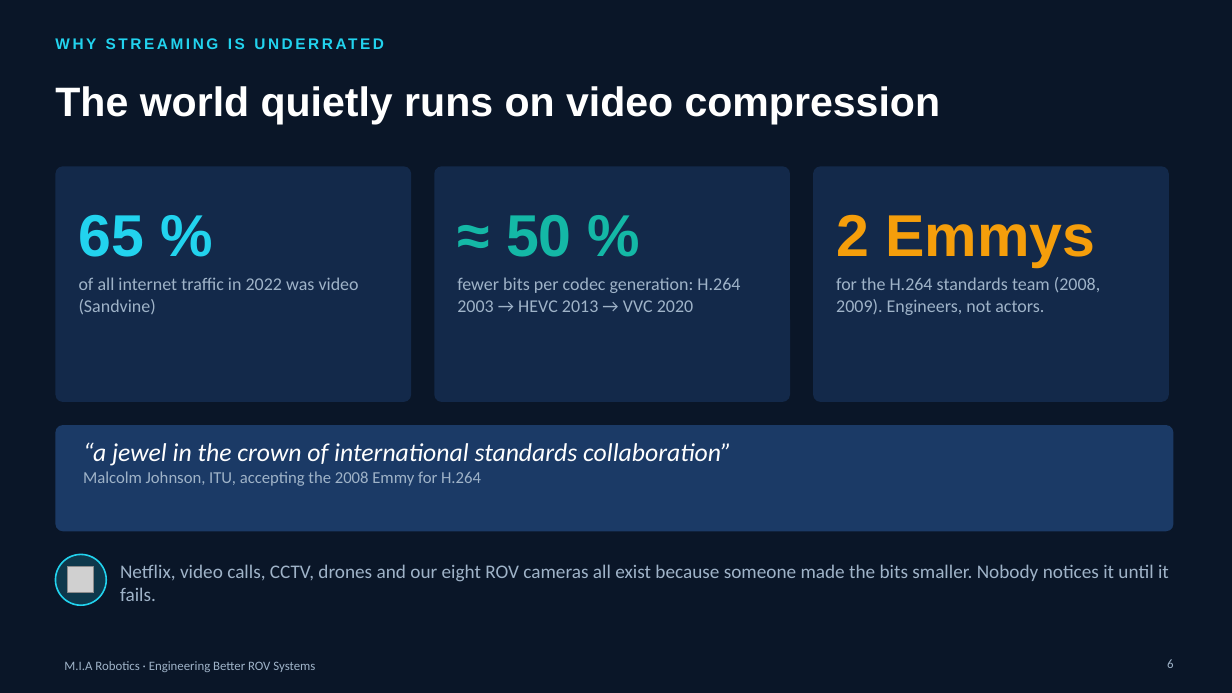
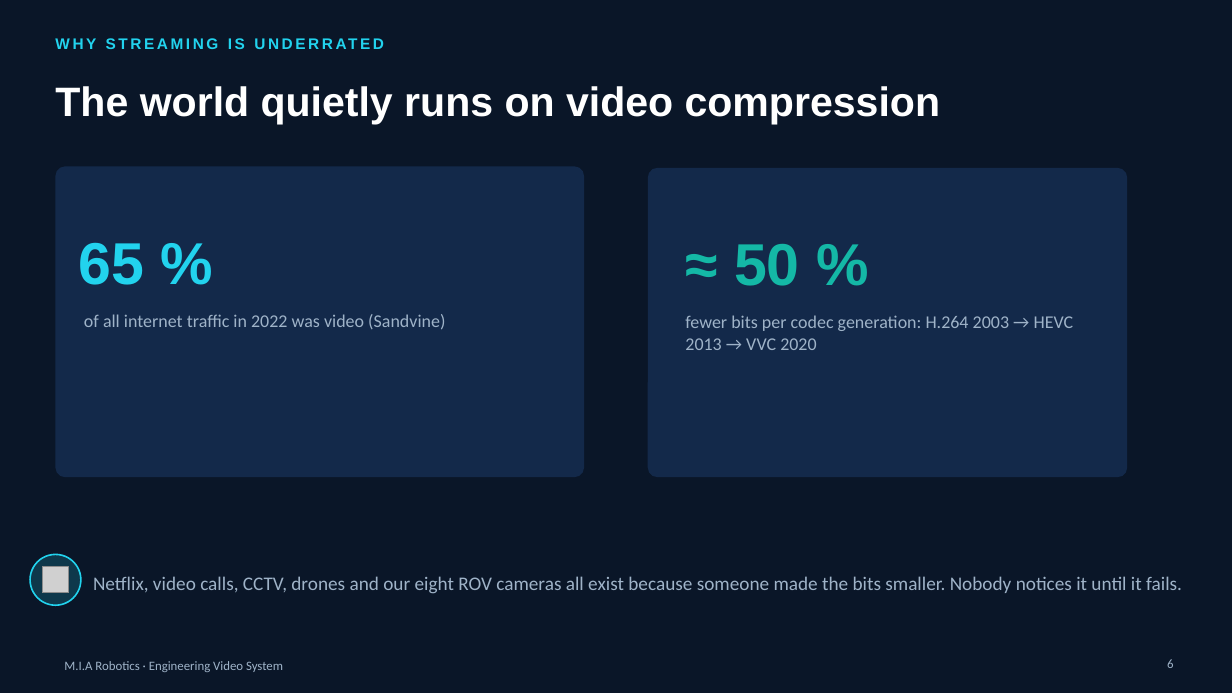
Before and after one commit to YoussefAbbas2001/video-streaming, a slide deck: slide 6 of presentation/MIA_Robotics_Workshop.pptx. Drawn at 1232x693 pixels with LibreOffice and Linux fonts; fonts in the diff are those of the drawing; grey boxes stand for pictures; background and template pictures are left out. Boxes give left, top, right and bottom in pixels: in the first picture for what was removed or moved away, otherwise in the second. Text is boxed around its words. In the diff, an @@ line names an element or a change of style, - is before the commit and + after.

```diff
--- a/presentation/MIA_Robotics_Workshop.pptx
+++ b/presentation/MIA_Robotics_Workshop.pptx
@@ rounded rectangle: place and size @@
-rounded rectangle at box(55, 166, 411, 402)
+rounded rectangle at box(55, 166, 584, 478)
@@ rounded rectangle: place and size @@
-rounded rectangle at box(434, 166, 790, 402)
+rounded rectangle at box(648, 168, 1128, 478)
@@ rounded rectangle removed at box(813, 166, 1169, 402) @@
@@ text "65 %": place and size @@
-text "65 %" at box(79, 215, 145, 257)
+text "65 %" at box(79, 243, 145, 285)
@@ text "≈ 50 %": place and size @@
-text "≈ 50 %" at box(506, 215, 572, 257)
+text "≈ 50 %" at box(734, 244, 800, 286)
@@ text removed at box(836, 214, 1095, 267) @@
-2 Emmys
@@ text removed at box(836, 277, 1100, 315) @@
-for the H.264 standards team (2008, 2009). Engineers, not actors.
@@ text "of all internet traffic in ..." rewrapped from box(79, 277, 359, 314) to box(84, 314, 445, 329) @@
@@ text "fewer bits per codec generation: ..." rewrapped from box(457, 277, 740, 312) to box(685, 315, 1074, 350) @@
@@ rounded rectangle removed at box(55, 425, 1174, 531) @@
@@ text removed at box(83, 442, 732, 486) @@
-“a jewel in the crown of international standards collaboration”
-Malcolm Johnson, ITU, accepting the 2008 Emmy for H.264
@@ ellipse: place and size @@
-ellipse at box(55, 555, 106, 605)
+ellipse at box(30, 555, 81, 605)
@@ picture: place and size @@
-picture at box(67, 567, 94, 593)
+picture at box(43, 567, 69, 593)
@@ text "Netflix, video calls, CCTV, drones ..." rewrapped from box(120, 564, 1169, 601) to box(93, 576, 1182, 594) @@
@@ text at box(64, 661, 283, 672): text changed @@
-M.I.A Robotics · Engineering Better ROV Systems
+M.I.A Robotics · Engineering Video System
```
Also in this commit, not shown: 72 other slides changed, 1 slide removed.
